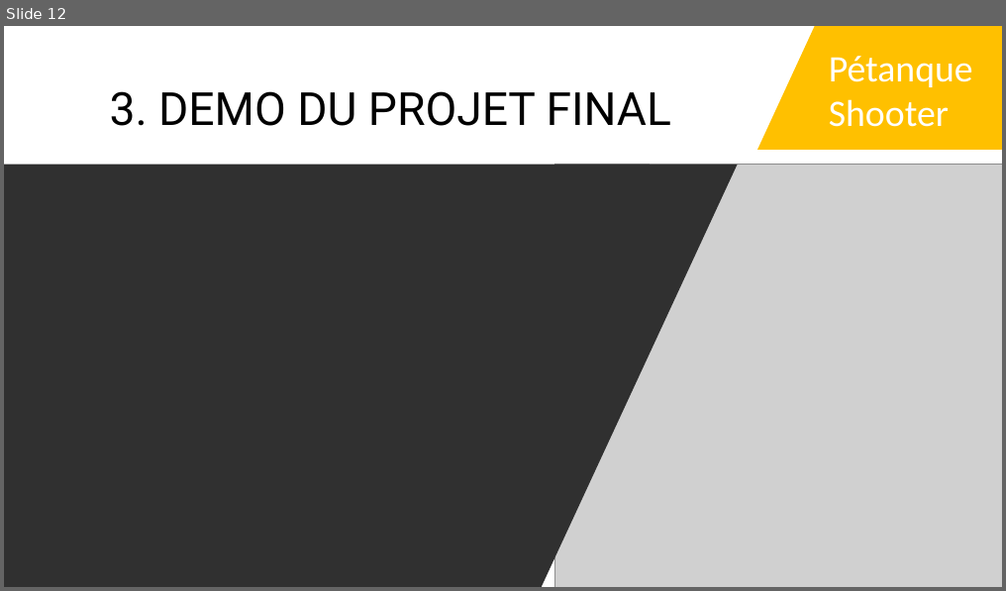
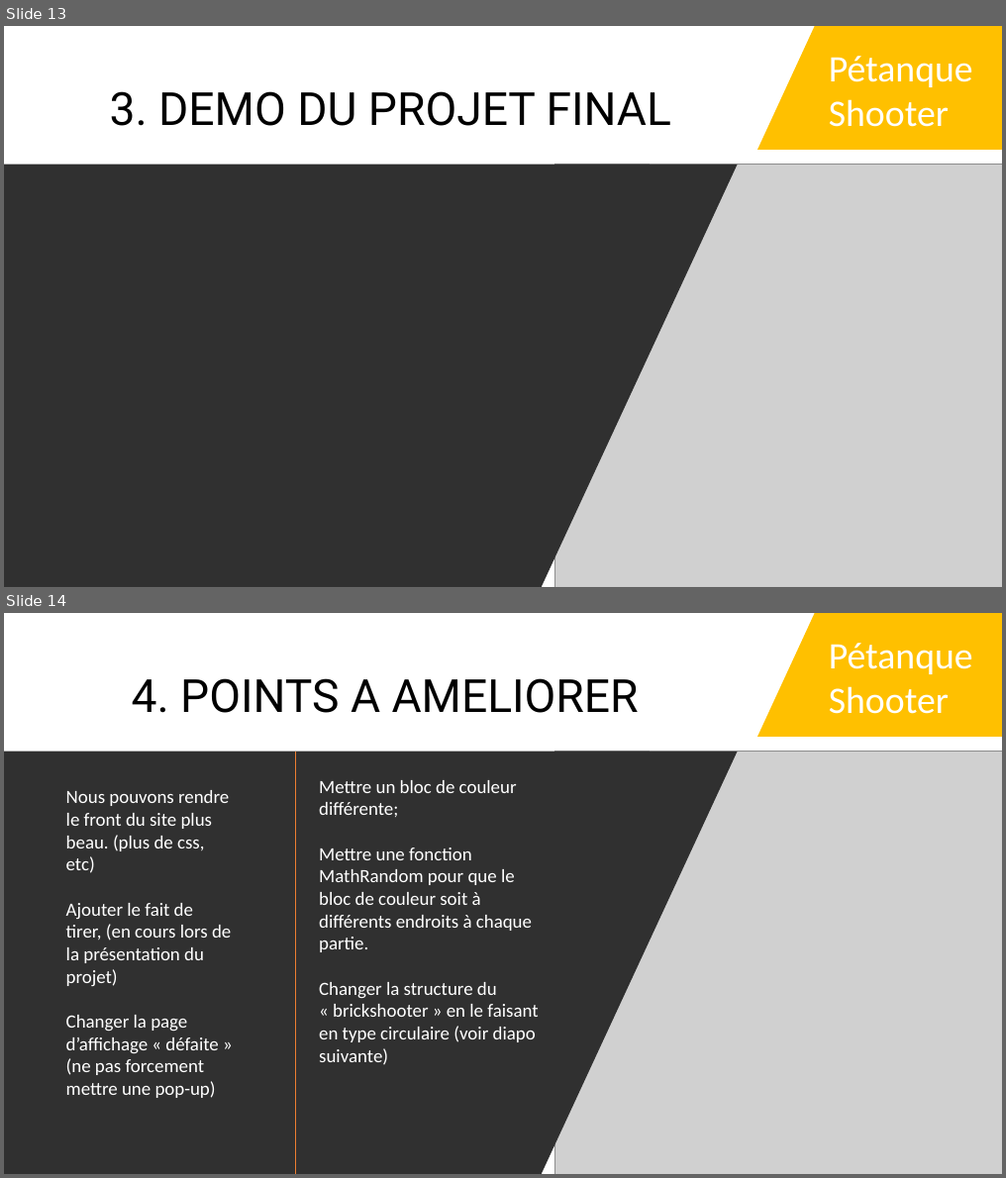
Before and after one commit to babinois/petanqueshooter, a slide deck: présentation pétanque shooter.pptx. Shown one above the other, each under a label of ours: slide 12 before the commit, slides 13 and 14 after it. The pictures are 1006x591 and 1006x1178 pixels, drawn with LibreOffice and Linux fonts; fonts in the diff are those of the drawing; grey boxes stand for pictures. Boxes give left, top, right and bottom in pixels: in the first picture for what was removed or moved away, otherwise in the second. Text is boxed around its words. In the diff, an @@ line names an element or a change of style, - is before the commit and + after.

```diff
--- a/présentation pétanque shooter.pptx
+++ b/présentation pétanque shooter.pptx
@@ slide 14 added at box(4, 613, 1002, 1174), background #000000 @@
@@ rectangle added at box(4, 613, 1002, 1174), fill #FFFFFF @@
@@ freeform shape added at box(757, 613, 1002, 737), fill #FFC000 @@
@@ text added at box(829, 643, 973, 714), 36 pt, text #FFFFFF @@
+Pétanque
+Shooter
@@ title added at box(132, 678, 639, 713), 44 pt, text #000000 @@
+4. POINTS A AMELIORER
@@ freeform shape added at box(4, 752, 738, 1174), fill #303030 @@
@@ line added from (295, 752) to (295, 1174), #ED7D31 0.5 pt @@
@@ picture added at box(555, 752, 1002, 1174) @@
@@ text added at box(66, 790, 231, 1098), 18 pt, text #FFFFFF @@
+Nous pouvons rendre le front du site plus beau. (plus de css, etc)
+Ajouter le fait de tirer, (en cours lors de la présentation du projet)
+Changer la page d’affichage « défaite » (ne pas forcement mettre une pop-up)
@@ text added at box(319, 780, 538, 1065), 18 pt, text #FFFFFF @@
+Mettre un bloc de couleur différente;
+Mettre une fonction MathRandom pour que le bloc de couleur soit à différents endroits à chaque partie.
+Changer la structure du « brickshooter » en le faisant en type circulaire (voir diapo suivante)
@@ what was slide 12 is now slide 13 @@
```
Also in this commit, not shown: 1 slide changed, 2 other slides added, 1 other file.
